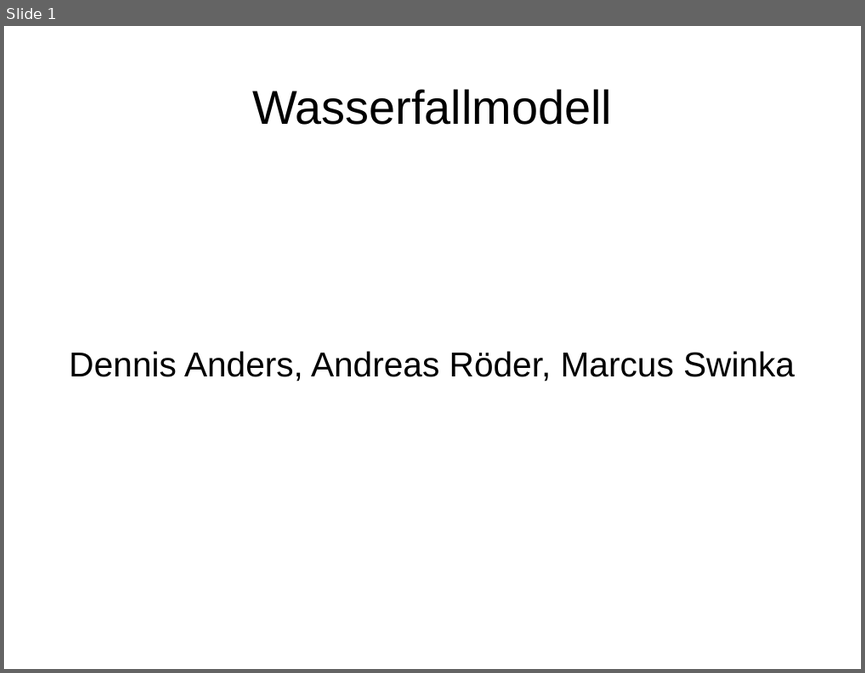
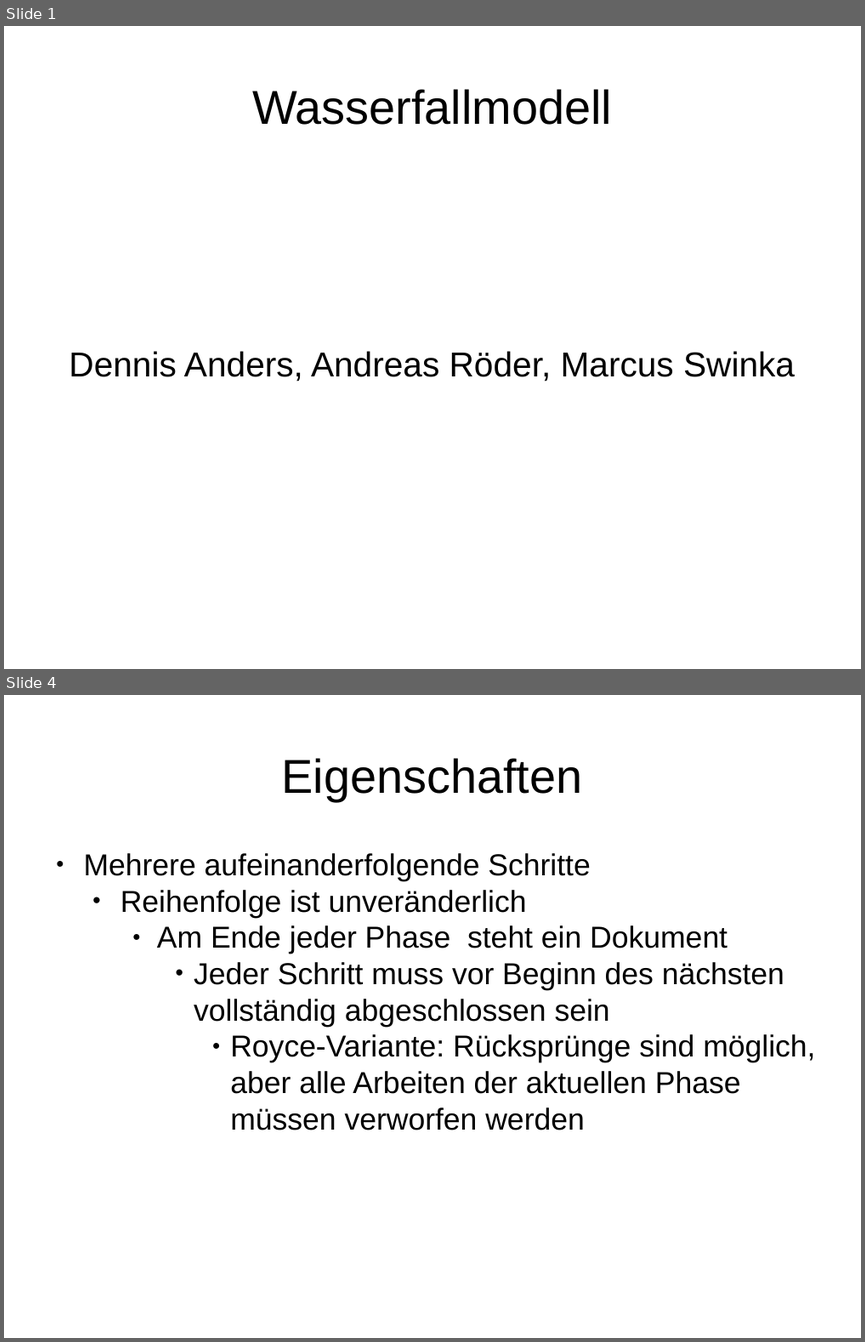
Before and after one commit to RoederAndreas/OSZIMT_Praesi_Wasserfallmodell, a slide deck: Wasserfallmodell.pptx. Shown one above the other, each under a label of ours: slide 1 before the commit, slides 1 and 4 after it; the slides between them are not shown. The pictures are 865x673 and 865x1342 pixels, drawn with LibreOffice and Linux fonts; fonts in the diff are those of the drawing. Boxes give left, top, right and bottom in pixels: in the first picture for what was removed or moved away, otherwise in the second. Text is boxed around its words. In the diff, an @@ line names an element or a change of style, - is before the commit and + after.

```diff
--- a/Wasserfallmodell.pptx
+++ b/Wasserfallmodell.pptx
@@ slide 4 added at (4,695,861,1338), background #FFFFFF @@
@@ text added at (282,758,583,801), 44 pt, text #000000 @@
+Eigenschaften
@@ text added at (84,853,815,1130), 28 pt, text #000000 @@
+● Mehrere aufeinanderfolgende Schritte
+  • Reihenfolge ist unveränderlich
+    ● Am Ende jeder Phase steht ein Dokument
+      • Jeder Schritt muss vor Beginn des nächsten vollständig abgeschlossen sein
+        ● Royce-Variante: Rücksprünge sind möglich, aber alle Arbeiten der aktuellen Phase müssen verworfen werden
```
Also in this commit, not shown: 1 slide changed, 4 other slides added, 1 slide removed.
